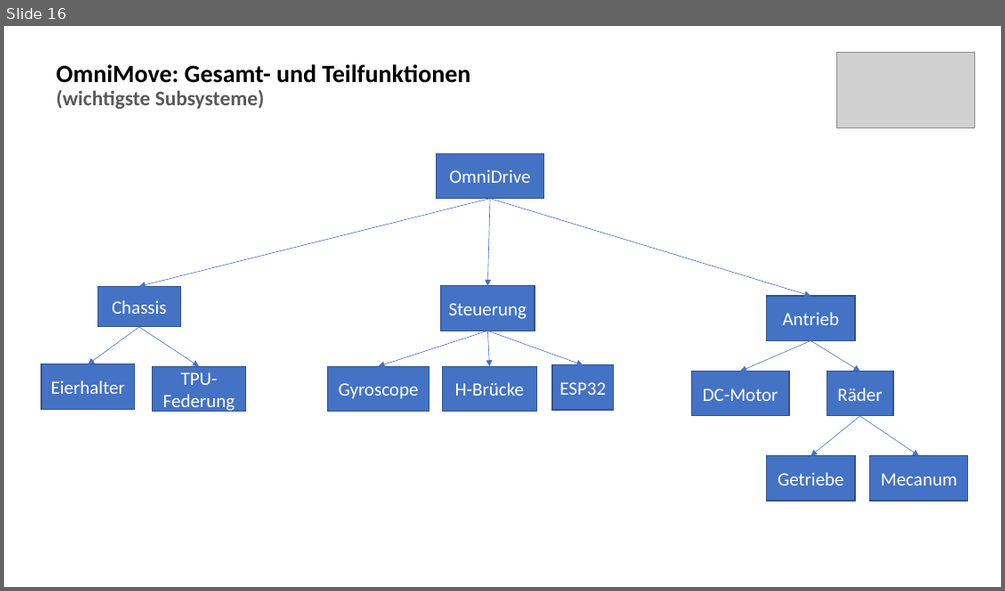
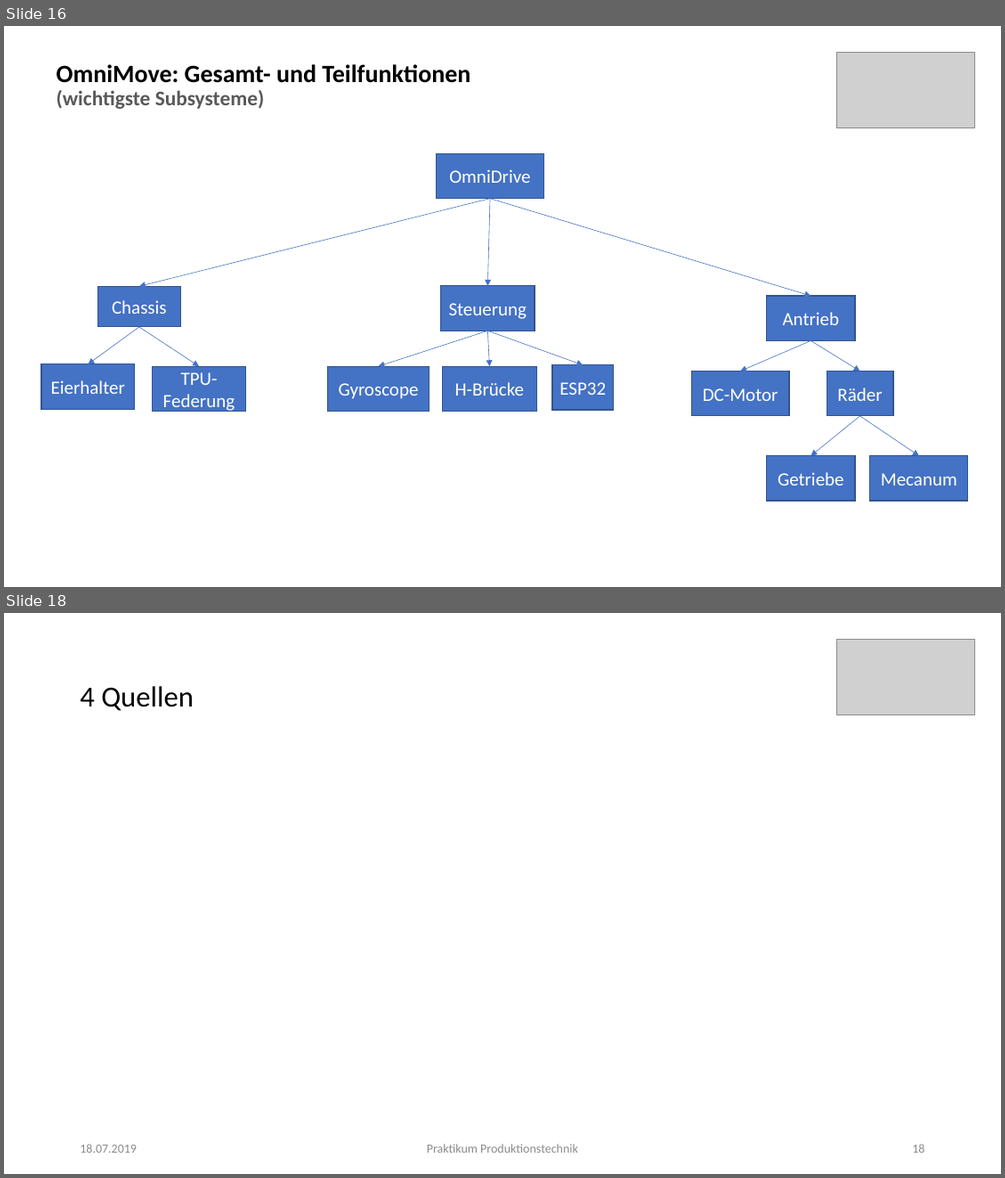
Before and after one commit to Khodii/OmniMoveCar, a slide deck: Praktikum ProdTech Präsentation.pptx. Shown one above the other, each under a label of ours: slide 16 before the commit, slides 16 and 18 after it; the slides between them are not shown. The pictures are 1005x591 and 1005x1178 pixels, drawn with LibreOffice and Linux fonts; fonts in the diff are those of the drawing; grey boxes stand for pictures. Boxes give left, top, right and bottom in pixels: in the first picture for what was removed or moved away, otherwise in the second. Text is boxed around its words. In the diff, an @@ line names an element or a change of style, - is before the commit and + after.

```diff
--- a/Praktikum ProdTech Präsentation.pptx
+++ b/Praktikum ProdTech Präsentation.pptx
@@ slide 18 added at [4,613,1001,1174], background #FFFFFF @@
@@ picture added at [836,639,975,714] @@
@@ title added at [80,686,194,711], 28 pt, text #000000 @@
+4 Quellen
@@ text added at [80,1143,137,1152], 12 pt, text #8C8C8C @@
+18.07.2019
@@ text added at [427,1143,578,1152], 12 pt, text #8C8C8C @@
+Praktikum Produktionstechnik
@@ page number added at [912,1143,924,1152], 12 pt, text #8C8C8C @@
+18
```
Also in this commit, not shown: 15 slides changed.
